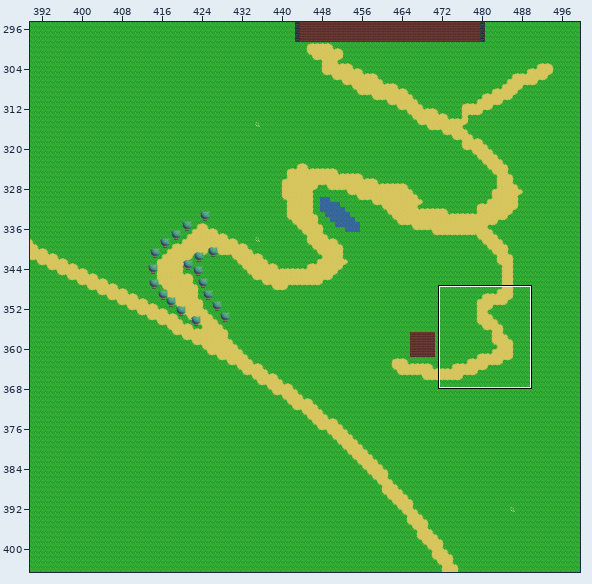
Level history. Tiled map: maps/trawapiach.tmx. Above: a wide view before the commit, with the close-up outlined.
Close-up. As it was:
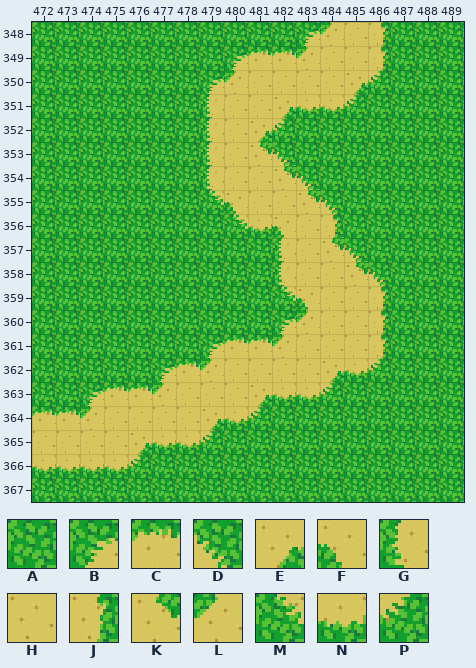
Cells are 16x16 px. Shown: x 472..489, y 348..367. The commit also changed other parts of the map, which this record leaves out.
Key: from "newTile": A 1, B 9, C 10, D 11, E 12, F 13, G 17, H 18, J 19, K 20, L 21, M 25, N 26, P 27.
_ is an empty cell.
Objects are placed by their top-left corner, in cells (3,4 is the top-left corner of cell 3,4); size is 1x1 cell unless given.
Layer "Warstwa Kafelków 1" before, first column x 472:
348 AAAAAAAAAAABLHJAAA
349 AAAAAAAABCCLHHJAAA
350 AAAAAAABLHHHHEPAAA
351 AAAAAAAGHHENNPAAAA
352 AAAAAAAGHEPAAAAAAA
353 AAAAAAAGHKDAAAAAAA
354 AAAAAAAGHHKDAAAAAA
355 AAAAAAAMFHHKDAAAAA
356 AAAAAAAAMNFHJAAAAA
357 AAAAAAAAAAGHKDAAAA
358 AAAAAAAAAAGHHKDAAA
359 AAAAAAAAAAMFHHJAAA
360 AAAAAAAAAABLHHJAAA
361 AAAAAAABCCLHHHJAAA
362 AAAAABCLHHHHENPAAA
363 AABCCLHHHENNPAAAAA
364 CCLHHHHENPAAAAAAAA
365 HHHHENNPAAAAAAAAAA
366 NNNNPAAAAAAAAAAAAA
367 AAAAAAAAAAAAAAAAAA
Now the later version:
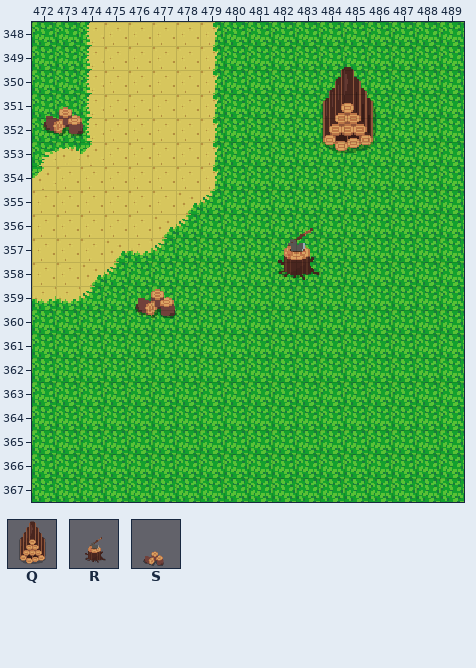
Further tiles: from "loggersDec": Q 0, R 1, S 2.
What changed:
Layer "Warstwa Kafelków 1":
y 348: x 474..479 AAAAAA -> GHHHHJ; x 483..486 BLHJ -> AAAA
y 349: x 474..486 AAAAAABCCLHHJ -> GHHHHJAAAAAAA
y 350: x 474..486 AAAAABLHHHHEP -> GHHHHJAAAAAAA
y 351: x 474..485 AAAAAGHHENNP -> GHHHHJAAAAAA
y 352: x 474..482 AAAAAGHEP -> GHHHHJAAA
y 353: x 472..482 AAAAAAAGHKD -> BCLHHHHJAAA
y 354: x 472..483 AAAAAAAGHHKD -> LHHHHHHJAAAA
y 355: x 472..484 AAAAAAAMFHHKD -> HHHHHHEPAAAAA
y 356: x 472..478 AAAAAAA -> HHHHHEP; x 480..484 MNFHJ -> AAAAA
y 357: x 472..477 AAAAAA -> HHHENP; x 482..485 GHKD -> AAAA
y 358: x 472..475 AAAA -> HHEP; x 482..486 GHHKD -> AAAAA
y 359: x 472..474 AAA -> NNP; x 482..486 MFHHJ -> AAAAA
y 360: x 482..486 BLHHJ -> AAAAA
y 361: x 479..486 BCCLHHHJ -> AAAAAAAA
y 362: x 477..486 BCLHHHHENP -> AAAAAAAAAA
y 363: x 474..484 BCCLHHHENNP -> AAAAAAAAAAA
y 364: x 472..481 CCLHHHHENP -> AAAAAAAAAA
y 365: x 472..479 HHHHENNP -> AAAAAAAA
y 366: x 472..476 NNNNP -> AAAAA
Layer "Drzewa":
added: S at 471.5,348.9 size 4x4
added: Q at 483.1,349.8 size 4x4
added: R at 481,355.2 size 4x4
added: S at 475.3,356.5 size 4x4
Boxes around the changes in both close-ups, in picture pixels (x1, y1, x2, y2):
changed: (32, 22, 386, 471)
